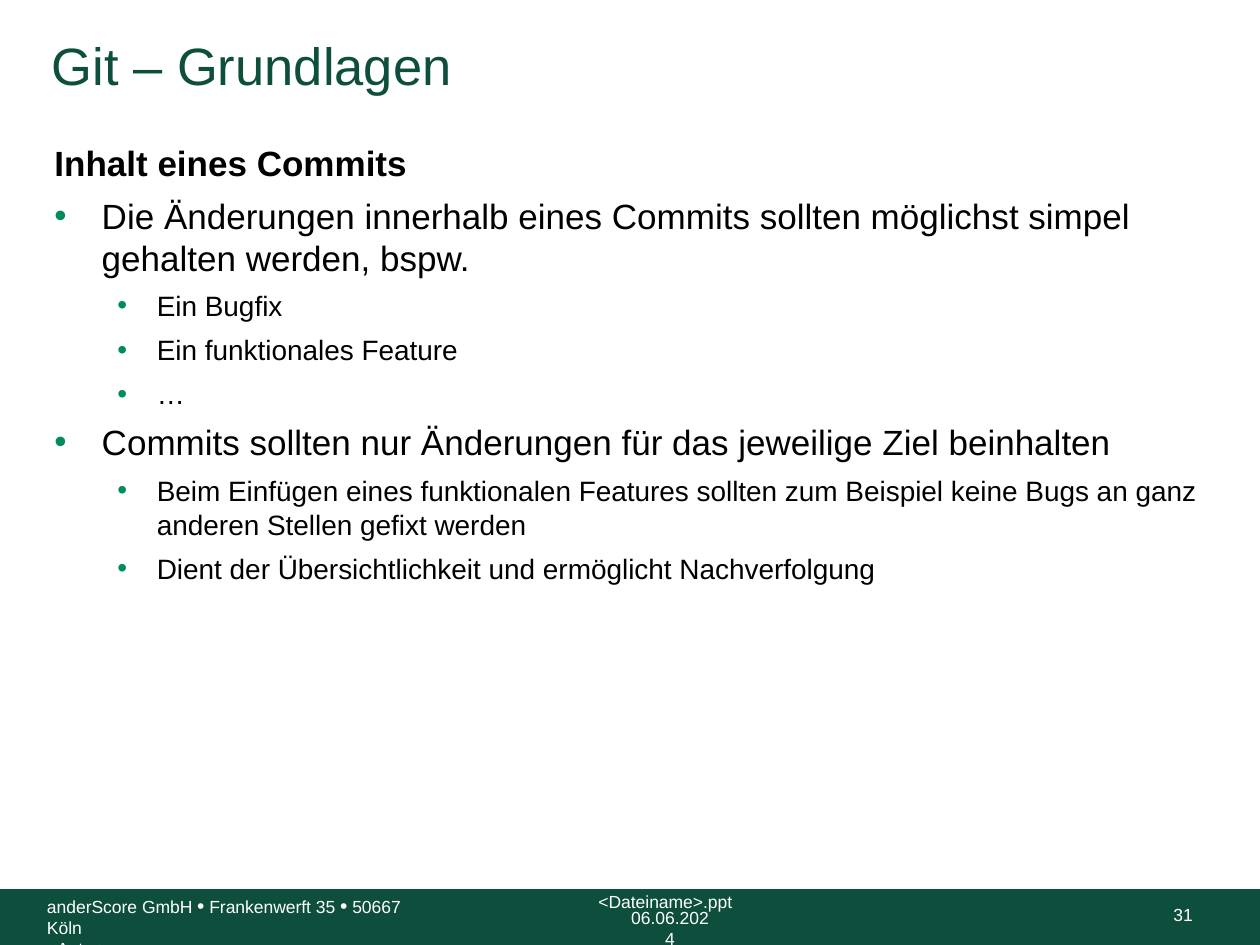
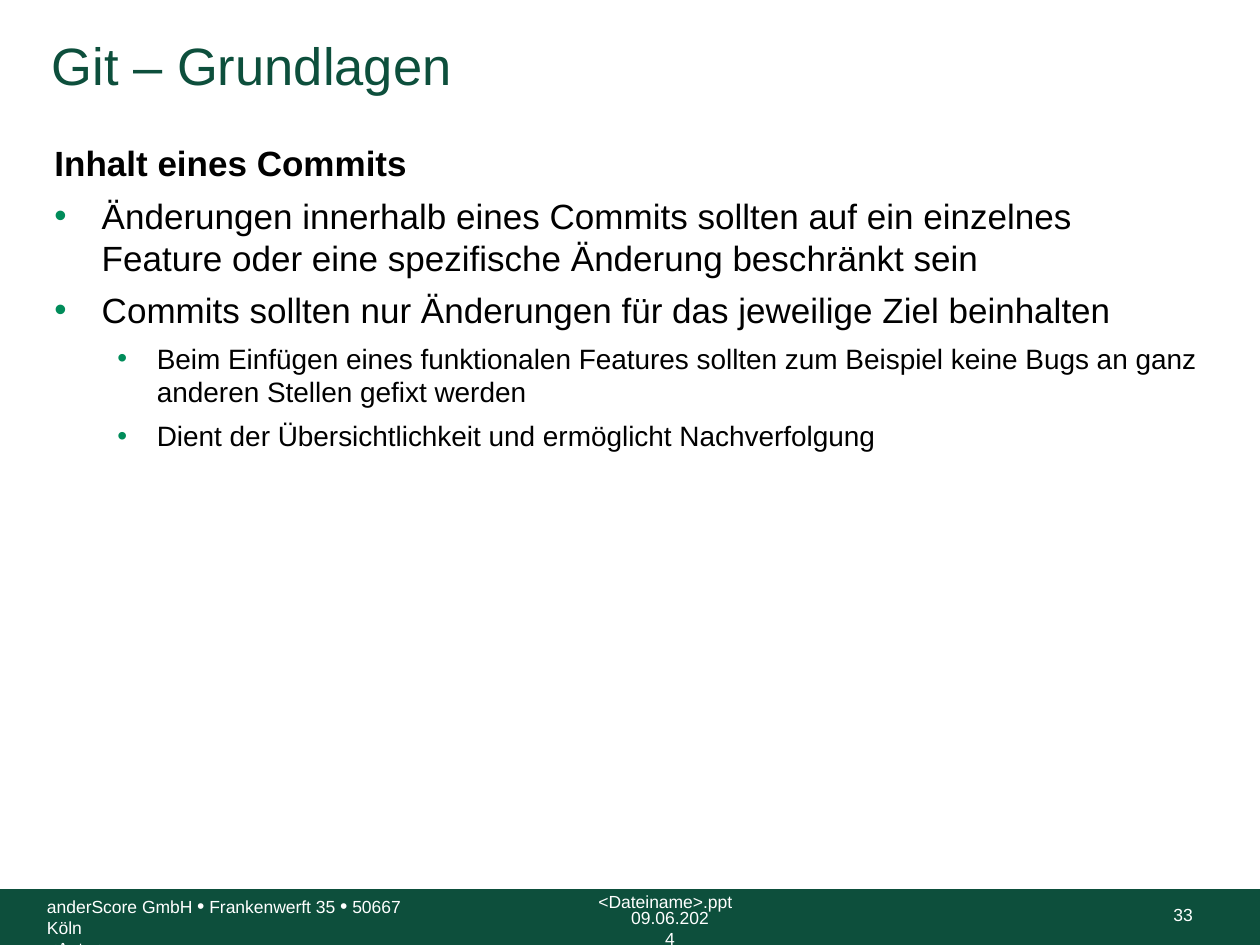
Before and after one commit to anderscore-gmbh/gitlab, a slide deck: slide 33 of slides/Tag-1_2-Git.pptx (slide 31 before the commit). Drawn at 1260x945 pixels with LibreOffice and Linux fonts; fonts in the diff are those of the drawing; background and template pictures are left out. Boxes give left, top, right and bottom in pixels: in the first picture for what was removed or moved away, otherwise in the second. Text is boxed around its words. In the diff, an @@ line names an element or a change of style, - is before the commit and + after.

```diff
--- a/slides/Tag-1_2-Git.pptx
+++ b/slides/Tag-1_2-Git.pptx
@@ text at (102, 200, 1071, 277): text changed @@
-• Die Änderungen innerhalb eines Commits sollten möglichst simpel gehalten werden, bspw.
-  • Ein Bugfix
-  • Ein funktionales Feature
-  • …
+• Änderungen innerhalb eines Commits sollten auf ein einzelnes Feature oder eine spezifische Änderung beschränkt sein
@@ text at (631, 911, 709, 924): text changed @@
-06.06.2024
+09.06.2024
@@ page number at (1173, 909, 1192, 921): text changed @@
-31
+33
```
Also in this commit, not shown: 58 other slides changed, 9 slides added, 1 slide removed, 8 other files.
